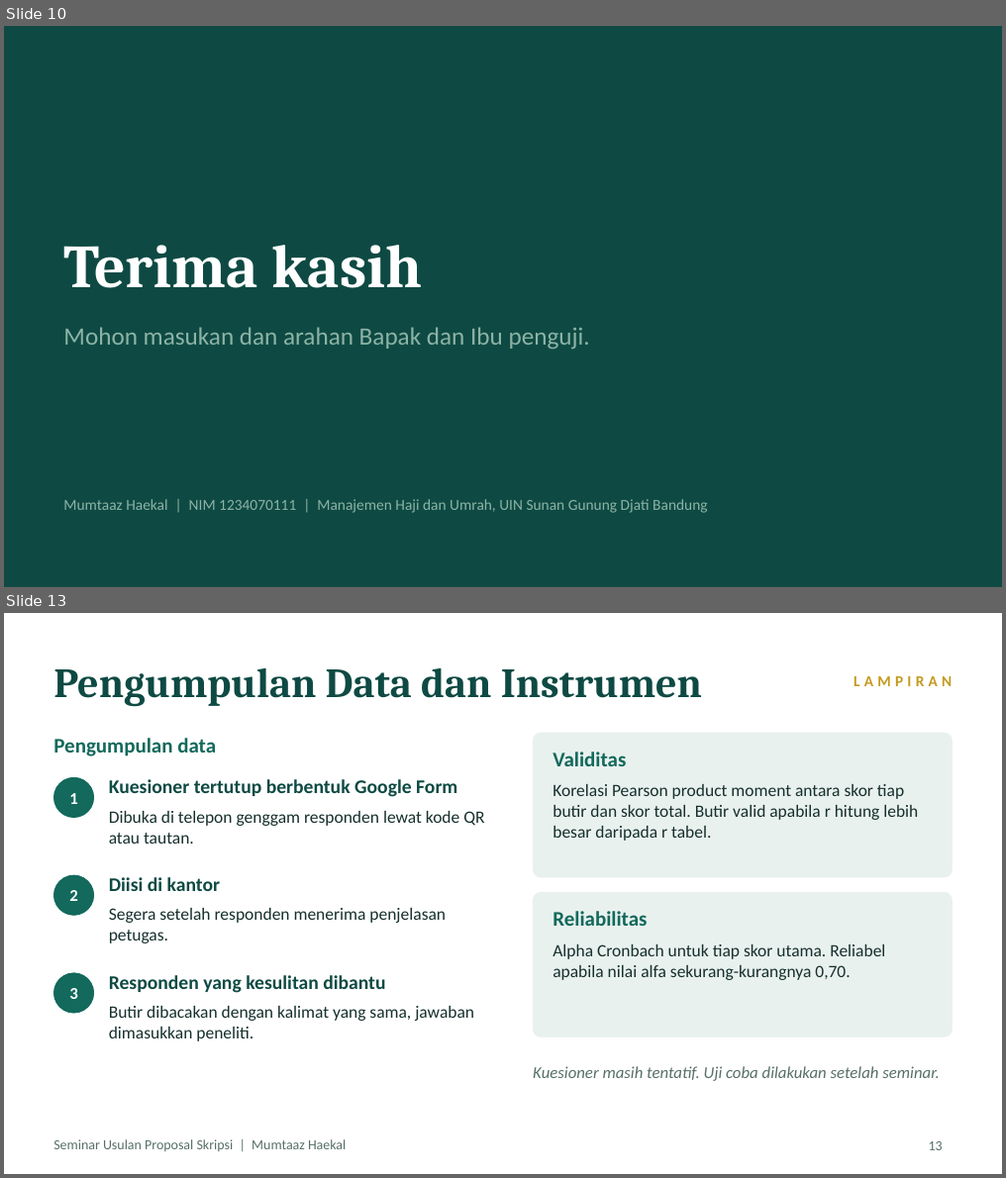
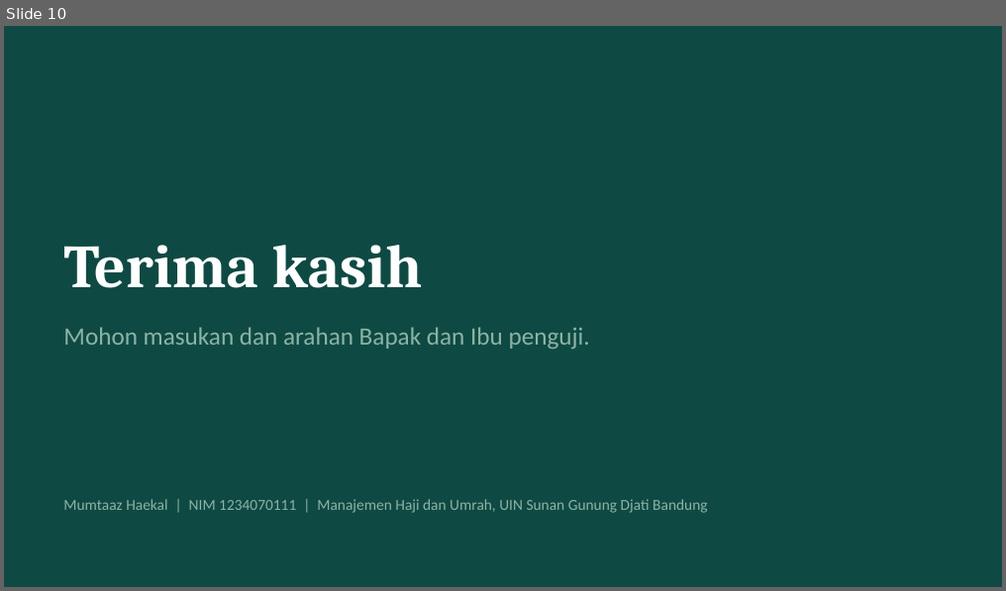
Before and after one commit to haikalmumtaz111-cyber/SEMPRO-TO-SKRIPSI, a slide deck: tema-2/output/presentasi-sempro.pptx. Shown one above the other, each under a label of ours: slides 10 and 13 before the commit, slide 10 after it; the slides between them are not shown. The pictures are 1006x1178 and 1006x591 pixels, drawn with LibreOffice and Linux fonts; fonts in the diff are those of the drawing. Boxes give left, top, right and bottom in pixels: in the first picture for what was removed or moved away, otherwise in the second. Text is boxed around its words. In the diff, an @@ line names an element or a change of style, - is before the commit and + after.

```diff
--- a/tema-2/output/presentasi-sempro.pptx
+++ b/tema-2/output/presentasi-sempro.pptx
@@ slide 13 removed at [4, 613, 1002, 1174], background #FFFFFF @@
@@ title removed at [54, 667, 702, 707] @@
-Pengumpulan Data dan Instrumen
@@ text removed at [853, 676, 951, 686] @@
-LAMPIRAN
@@ text removed at [54, 738, 216, 757] @@
-Pengumpulan data
@@ rounded rectangle removed at [533, 733, 952, 877] @@
@@ text removed at [552, 752, 626, 766] @@
-Validitas
@@ ellipse removed at [54, 777, 94, 818] @@
@@ text removed at [109, 779, 457, 797] @@
-Kuesioner tertutup berbentuk Google Form
@@ text removed at [552, 784, 918, 841] @@
-Korelasi Pearson product moment antara skor tiap butir dan skor total. Butir valid apabila r hitung lebih besar daripada r tabel.
@@ text removed at [69, 793, 77, 804] @@
-1
@@ text removed at [109, 811, 484, 844] @@
-Dibuka di telepon genggam responden lewat kode QR atau tautan.
@@ ellipse removed at [54, 875, 94, 915] @@
@@ text removed at [109, 877, 220, 891] @@
-Diisi di kantor
@@ text removed at [69, 890, 77, 901] @@
-2
@@ text removed at [109, 908, 446, 944] @@
-Segera setelah responden menerima penjelasan petugas.
@@ rounded rectangle removed at [533, 892, 952, 1037] @@
@@ text removed at [552, 911, 647, 926] @@
-Reliabilitas
@@ text removed at [552, 945, 885, 980] @@
-Alpha Cronbach untuk tiap skor utama. Reliabel apabila nilai alfa sekurang-kurangnya 0,70.
@@ ellipse removed at [54, 973, 94, 1013] @@
@@ text removed at [69, 988, 77, 999] @@
-3
@@ text removed at [109, 975, 385, 993] @@
-Responden yang kesulitan dibantu
@@ text removed at [109, 1006, 474, 1042] @@
-Butir dibacakan dengan kalimat yang sama, jawaban dimasukkan peneliti.
@@ text removed at [533, 1066, 940, 1081] @@
-Kuesioner masih tentatif. Uji coba dilakukan setelah seminar.
@@ text removed at [54, 1140, 346, 1152] @@
-Seminar Usulan Proposal Skripsi | Mumtaaz Haekal
@@ page number removed at [929, 1142, 943, 1151] @@
-13
```
Also in this commit, not shown: 4 other slides removed, 3 other files.
